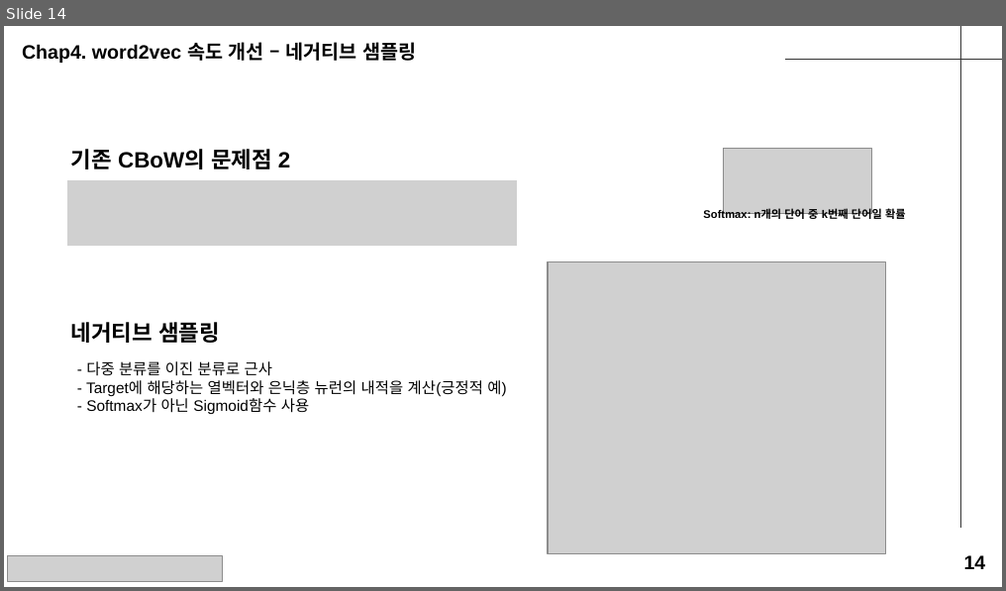
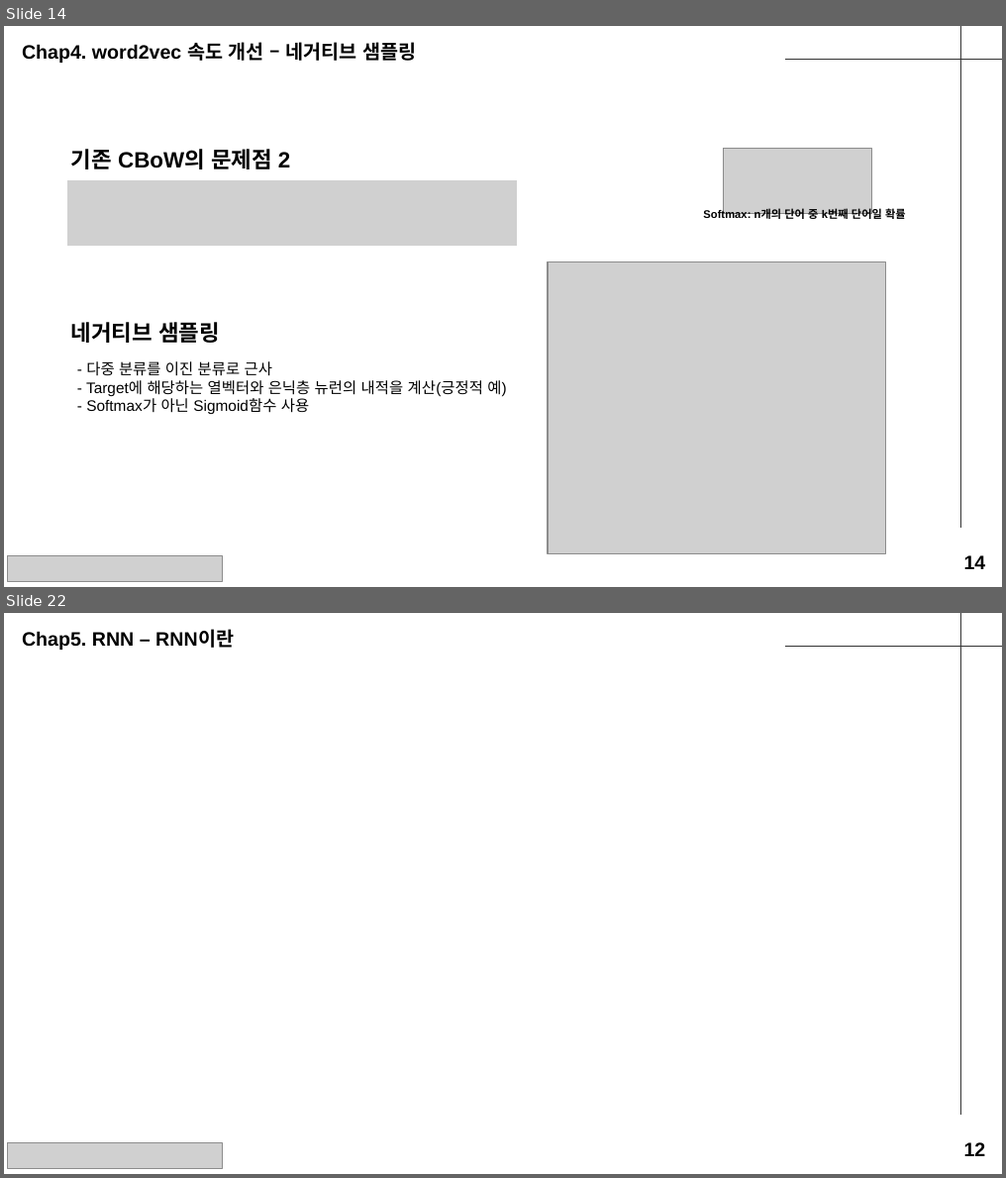
Before and after one commit to seungdeng/Deep-Learning-from-Scratch, a slide deck: study/발표자료/20250220_밑딥2_이승건_chap234발표자료.pptx. Shown one above the other, each under a label of ours: slide 14 before the commit, slides 14 and 22 after it; the slides between them are not shown. The pictures are 1006x591 and 1006x1178 pixels, drawn with LibreOffice and Linux fonts; fonts in the diff are those of the drawing; grey boxes stand for pictures. Boxes give left, top, right and bottom in pixels: in the first picture for what was removed or moved away, otherwise in the second. Text is boxed around its words. In the diff, an @@ line names an element or a change of style, - is before the commit and + after.

```diff
--- a/study/발표자료/20250220_밑딥2_이승건_chap234발표자료.pptx
+++ b/study/발표자료/20250220_밑딥2_이승건_chap234발표자료.pptx
@@ slide 22 added at <box>4,613,1002,1174</box>, background #FFFFFF; not listed: 2 template elements that a slide beside it also shows @@
@@ text added at <box>22,631,234,650</box>, 14 pt, text #000000, bold @@
+Chap5. RNN – RNN이란
@@ picture added at <box>8,1144,222,1168</box> @@
@@ text added at <box>964,1143,986,1157</box>, 14 pt, text #000000, bold @@
+12
```
Also in this commit, not shown: 3 slides changed, 6 other slides added, 3 slides removed, 1 other file.
